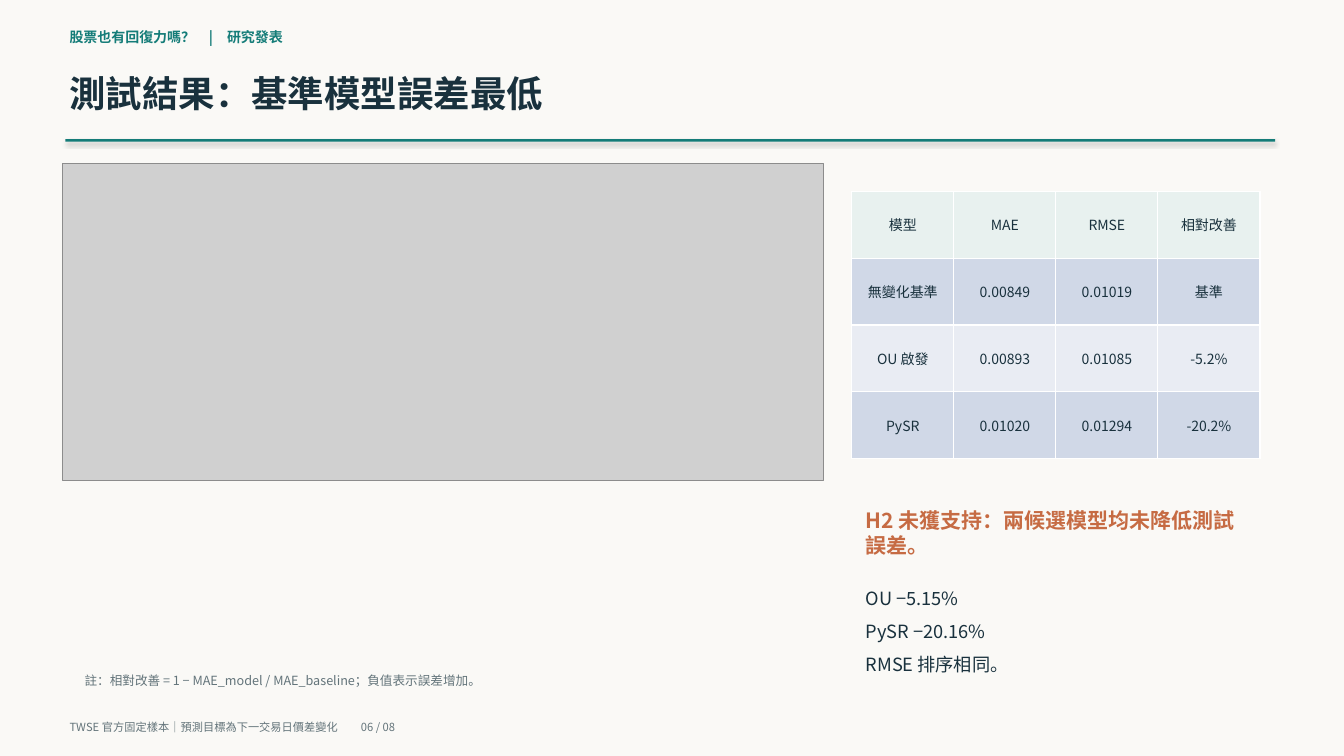
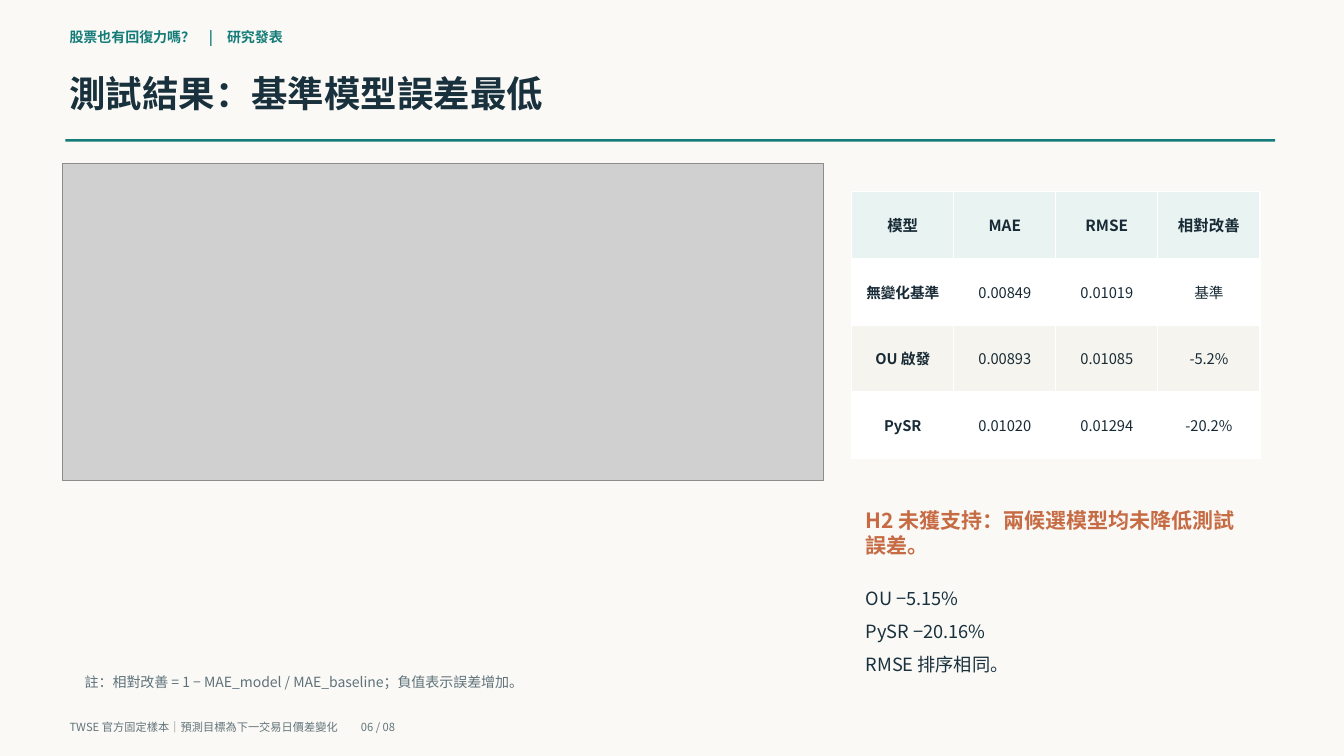
Before and after one commit to yinglinlin010/market-physics-lab, a slide deck: slide 6 of slides/midterm_90s.pptx. Drawn at 1344x756 pixels with LibreOffice and Linux fonts; fonts in the diff are those of the drawing; grey boxes stand for pictures. Boxes give left, top, right and bottom in pixels: in the first picture for what was removed or moved away, otherwise in the second. Text is boxed around its words. In the diff, an @@ line names an element or a change of style, - is before the commit and + after.

```diff
--- a/slides/midterm_90s.pptx
+++ b/slides/midterm_90s.pptx
@@ rectangle at (x1=66, y1=139, x2=1275, y2=142): shadow off @@
@@ table at (x1=852, y1=192, x2=1259, y2=459) @@
@@ fill #E8F1EF to #E9F3F1 in row 1 @@
@@ fill #D0D8E8 to #FFFFFF in 8 cells @@
@@ fill #E9EDF4 to #F6F4EE in row 3 @@
@@ size 10 to 11 pt in "模型", "MAE", "RMSE", "相對改善" @@
@@ text colour #19313D to #172A35 @@
@@ bold on in "模型", "MAE", "RMSE", "相對改善" and 3 more places @@
@@ size 10 to 10.5 pt in "無變化基準", "0.00849", "0.01019", "基準" and 8 more places @@
@@ text "註：相對改善 = 1 − MAE_model ..." at (x1=85, y1=675, x2=523, y2=689): size 9 to 10 pt, text colour #63747A to #5F727A @@
```
Also in this commit, not shown: 7 other slides changed, 3 other files.
